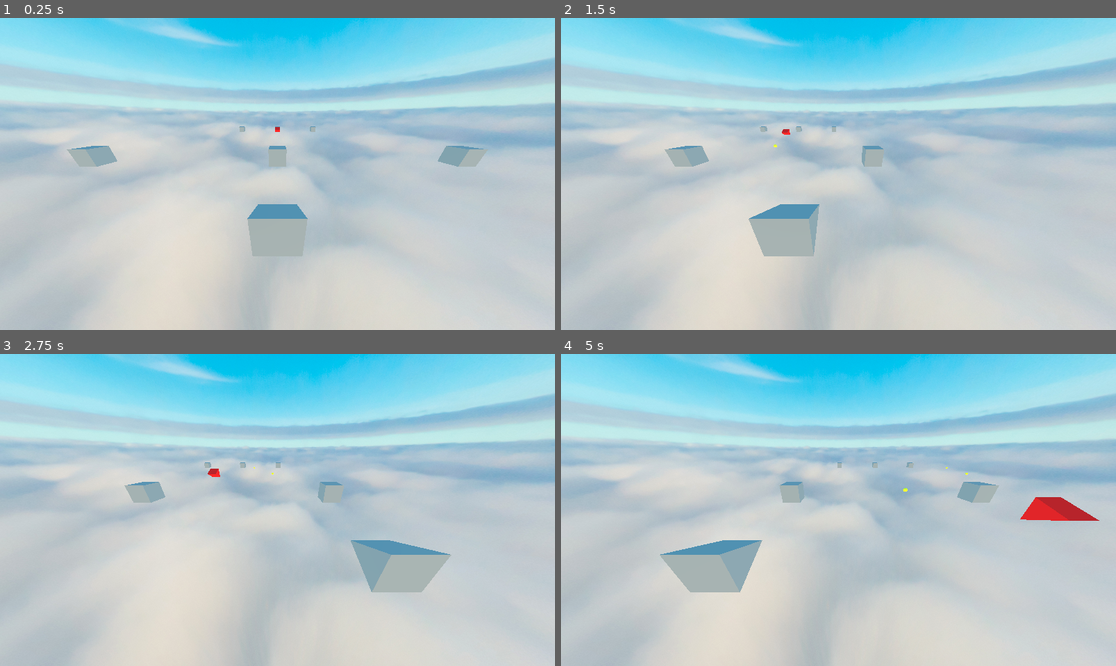
Above: before the commit, frames 1-4 (two rows, left to right).
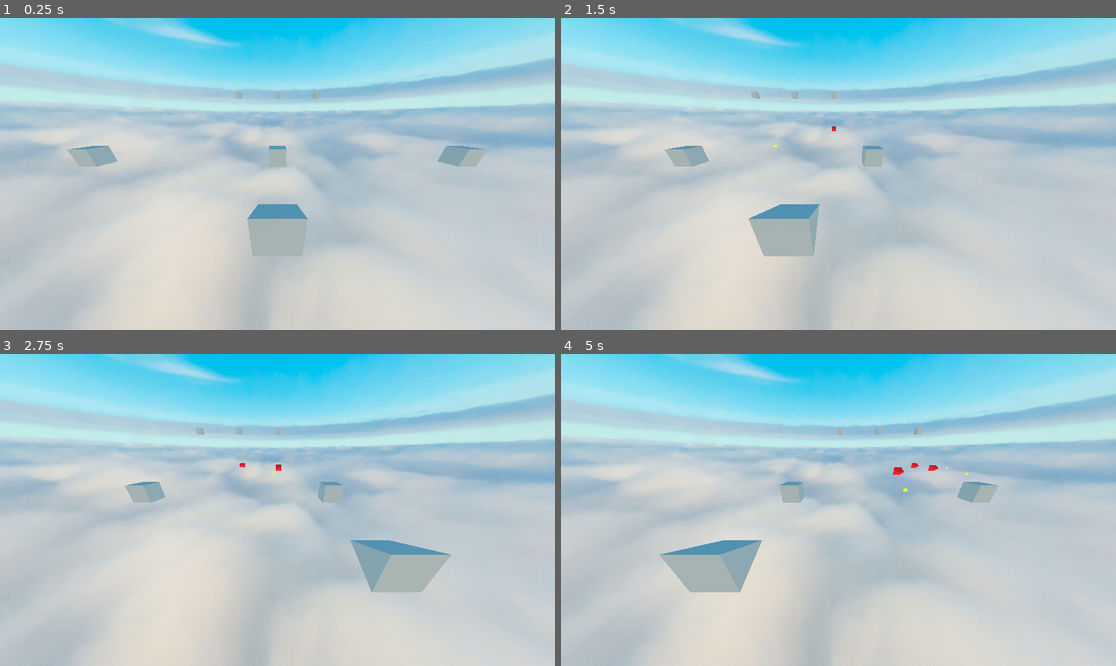
Above: after the commit, the same moments.

Repository: TimurBysky/fighter_arcade
Game: Godot game, scene res://level.tscn
Same seed, same stepped clock (60 frames per second), same inputs: the game is played once before the commit and once after it.
Inputs:
- Up to frame 1 (0.25 s): no input
- Up to frame 2 (1.5 s): tap Enter at 0.5 s; hold Right (ui_right) 0.53-1.28 s; tap Space at 0.77 s; hold Left (ui_left) from 1.28 s (still down)
- Up to frame 3 (2.75 s): tap Space at 1.52 s; release Left (ui_left) at 2.03 s; hold Right (ui_right) from 2.03 s (still down)
- Up to frame 4 (5 s): tap Space at 3.02, 3.77, 4.52 s; release Right (ui_right) at 3.53 s; hold Left (ui_left) from 3.53 s (still down)

The runs differ from the first frame. In frame 1, 0.1% of the frame differs, in the area x 42-58%, y 23-37%; in frame 2, 0.1%; in frame 3, 0.2%; in frame 4, 0.9%, in the area x 49-97%, y 23-54%.

Commit message:
Добавлен спавн врагов и стрельба

Diff:
--- a/enemy.gd
+++ b/enemy.gd
@@ -1,15 +1,44 @@
-extends Node3D
-@onready var enemy = $CharacterBody3D
-
+extends CharacterBody3D
+@onready var area3D = $Area3D
 @export var speed = 5.0
 
-# Called when the node enters the scene tree for the first time.
+var is_alive = true
+
+
 func _ready() -> void:
-	enemy.collision_layer = 3
+	area3D.body_entered.connect(collision)
+	collision_layer = 3
+	collision_mask = 0
+	area3D.collision_mask = 2
 
 func _process(delta: float) -> void:
 	var movement = Vector3.ZERO
 	movement.x = speed
-	enemy.velocity = movement
+	velocity = movement
 
-	enemy.move_and_slide()
+	move_and_slide()
+
+func collision(body):
+	print("Тело: ", body.name)
+	print("Группы тела: ", body.get_groups())  # Посмотрим, есть ли "bullets"
+
+	if body.is_in_group("bullets"):
+		body.destroy()
+		destroy()
+
+
+func destroy():
+	var tween = create_tween()
+
+	# Увеличиваемся
+	tween.tween_property(self, "scale", Vector3(2.0, 2.0, 2.0), 0.3)\
+			.set_ease(Tween.EASE_OUT)\
+			.set_trans(Tween.TRANS_BACK)
+
+	# Уменьшаемся до нормального размера
+	tween.tween_property(self, "scale", Vector3.ONE, 0.3)\
+			.set_ease(Tween.EASE_IN)\
+			.set_trans(Tween.TRANS_ELASTIC)
+
+	await tween.finished
+	queue_free()
--- a/enemy.tscn
+++ b/enemy.tscn
@@ -1,9 +1,6 @@
 [gd_scene format=3 uid="uid://5ei2k4nadsnd"]
 
 [ext_resource type="Script" uid="uid://7a1hpstwec5v" path="res://enemy.gd" id="1_7k104"]
-
-[sub_resource type="BoxShape3D" id="BoxShape3D_7xaro"]
-size = Vector3(1, 1, 1.7571411)
 
 [sub_resource type="StandardMaterial3D" id="StandardMaterial3D_7k104"]
 albedo_color = Color(1, 0, 0.015686275, 1)
@@ -11,16 +8,18 @@
 [sub_resource type="PrismMesh" id="PrismMesh_4gyqm"]
 material = SubResource("StandardMaterial3D_7k104")
 
-[node name="Enemy" type="Node3D" unique_id=360379862]
+[sub_resource type="BoxShape3D" id="BoxShape3D_7xaro"]
+size = Vector3(1.4141846, 1, 1.7571411)
+
+[node name="CharacterBody3D" type="CharacterBody3D" unique_id=455732525]
 script = ExtResource("1_7k104")
 
-[node name="CharacterBody3D" type="CharacterBody3D" parent="." unique_id=906227745]
-
-[node name="CollisionShape3D" type="CollisionShape3D" parent="CharacterBody3D" unique_id=859822129]
-transform = Transform3D(1, 0, 0, 0, 1, 0, 0, 0, 1, 0, 0, -0.008026123)
-shape = SubResource("BoxShape3D_7xaro")
-disabled = true
-
-[node name="MeshInstance3D" type="MeshInstance3D" parent="CharacterBody3D" unique_id=130963566]
+[node name="MeshInstance3D" type="MeshInstance3D" parent="." unique_id=2058456753]
 transform = Transform3D(4.371139e-08, 1, -8.742278e-08, 1, -4.371139e-08, 0, -3.821371e-15, -8.742278e-08, -1, 0, 0, 0)
 mesh = SubResource("PrismMesh_4gyqm")
+
+[node name="Area3D" type="Area3D" parent="." unique_id=684457750]
+
+[node name="CollisionShape3D" type="CollisionShape3D" parent="Area3D" unique_id=1565551113]
+transform = Transform3D(1, 0, 0, 0, 1, 0, 0, 0, 1, 0.20709229, 0, -0.008026123)
+shape = SubResource("BoxShape3D_7xaro")
--- a/fighter.tscn
+++ b/fighter.tscn
@@ -12,6 +12,7 @@
 [node name="Fighter" type="Node3D" unique_id=760376573]
 script = ExtResource("1_efvb3")
 speed = 12.5
+fire_rate = 0.25
 
 [node name="CharacterBody3D" type="CharacterBody3D" parent="." unique_id=1626472385]
 motion_mode = 1
--- a/level.gd
+++ b/level.gd
@@ -1,7 +1,8 @@
 extends Node3D
 
 @onready var enemy = preload("res://enemy.tscn")
-@onready var timer = $Spawn_timer
+@onready var spawn_timer = $Spawn_timer
+
 
 # Called when the node enters the scene tree for the first time.
 func _ready() -> void:
@@ -10,11 +11,14 @@
 
 # Called every frame. 'delta' is the elapsed time since the previous frame.
 func _process(delta: float) -> void:
-
 	pass
 
 
 func create_enemy() -> void:
+
+	spawn_timer.start(randf_range(0.5, 1.5))
+	await  spawn_timer.timeout
+
 	var generate_position = randi_range(1,3)
 	var spawn_position = Vector3(-27,0,0)
 
@@ -29,3 +33,5 @@
 	var instance = enemy.instantiate()
 	add_child(instance)
 	instance.global_position = spawn_position
+
+	create_enemy()
--- a/level.tscn
+++ b/level.tscn
@@ -33,15 +33,15 @@
 mesh = SubResource("BoxMesh_u52ul")
 
 [node name="MeshInstance3D3" type="MeshInstance3D" parent="." unique_id=429894954]
-transform = Transform3D(1, 0, 0, 0, 1, 0, 0, 0, 1, -27, 0, 0)
+transform = Transform3D(1, 0, 0, 0, 1, 0, 0, 0, 1, -27, 6.525, 0)
 mesh = SubResource("BoxMesh_u52ul")
 
 [node name="MeshInstance3D6" type="MeshInstance3D" parent="." unique_id=715005551]
-transform = Transform3D(1, 0, 0, 0, 1, 0, 0, 0, 1, -27, 0, 8)
+transform = Transform3D(1, 0, 0, 0, 1, 0, 0, 0, 1, -27, 6.525, 8)
 mesh = SubResource("BoxMesh_u52ul")
 
 [node name="MeshInstance3D5" type="MeshInstance3D" parent="." unique_id=1604731037]
-transform = Transform3D(1, 0, 0, 0, 1, 0, 0, 0, 1, -27, 0, -8)
+transform = Transform3D(1, 0, 0, 0, 1, 0, 0, 0, 1, -27, 6.525, -8)
 mesh = SubResource("BoxMesh_u52ul")
 
 [node name="MeshInstance3D2" type="MeshInstance3D" parent="." unique_id=1707181267]
@@ -53,4 +53,3 @@
 mesh = SubResource("BoxMesh_u52ul")
 
 [node name="Spawn_timer" type="Timer" parent="." unique_id=2000338609]
-autostart = true
--- a/tracer.gd
+++ b/tracer.gd
@@ -1,18 +1,22 @@
-extends Node3D
-@onready var tracer = $CharacterBody3D
+extends CharacterBody3D
 @export var tracer_lifetime = 2.0
 
 @export var speed = 10.0
 
 # Called when the node enters the scene tree for the first time.
 func _ready() -> void:
-	tracer.collision_layer = 2
+	add_to_group("bullets")
+	collision_layer = 2
+	collision_mask = 0
 	await get_tree().create_timer(tracer_lifetime).timeout
 	queue_free()
 
 func _process(delta: float) -> void:
 	var movement = Vector3.ZERO
 	movement.x = -speed
-	tracer.velocity = movement
+	velocity = movement
 
-	tracer.move_and_slide()
+	move_and_slide()
+
+func destroy():
+	queue_free()
--- a/tracer.tscn
+++ b/tracer.tscn
@@ -10,18 +10,15 @@
 material = SubResource("StandardMaterial3D_w1njn")
 
 [sub_resource type="SphereShape3D" id="SphereShape3D_yt2qg"]
-radius = 0.2662933
+radius = 0.18626119
 
-[node name="Tracer" type="Node3D" unique_id=1777471890]
+[node name="Tracer_body" type="CharacterBody3D" unique_id=1676835296]
+motion_mode = 1
 script = ExtResource("1_yt2qg")
 
-[node name="CharacterBody3D" type="CharacterBody3D" parent="." unique_id=1940251743]
-motion_mode = 1
-
-[node name="MeshInstance3D" type="MeshInstance3D" parent="CharacterBody3D" unique_id=1620450578]
+[node name="MeshInstance3D" type="MeshInstance3D" parent="." unique_id=312854016]
 transform = Transform3D(0.25, 0, 0, 0, 0.25, 0, 0, 0, 0.25, 0, 0, 0)
 mesh = SubResource("SphereMesh_yt2qg")
 
-[node name="CollisionShape3D" type="CollisionShape3D" parent="CharacterBody3D" unique_id=215218920]
+[node name="CollisionShape3D" type="CollisionShape3D" parent="." unique_id=719839676]
 shape = SubResource("SphereShape3D_yt2qg")
-disabled = true
